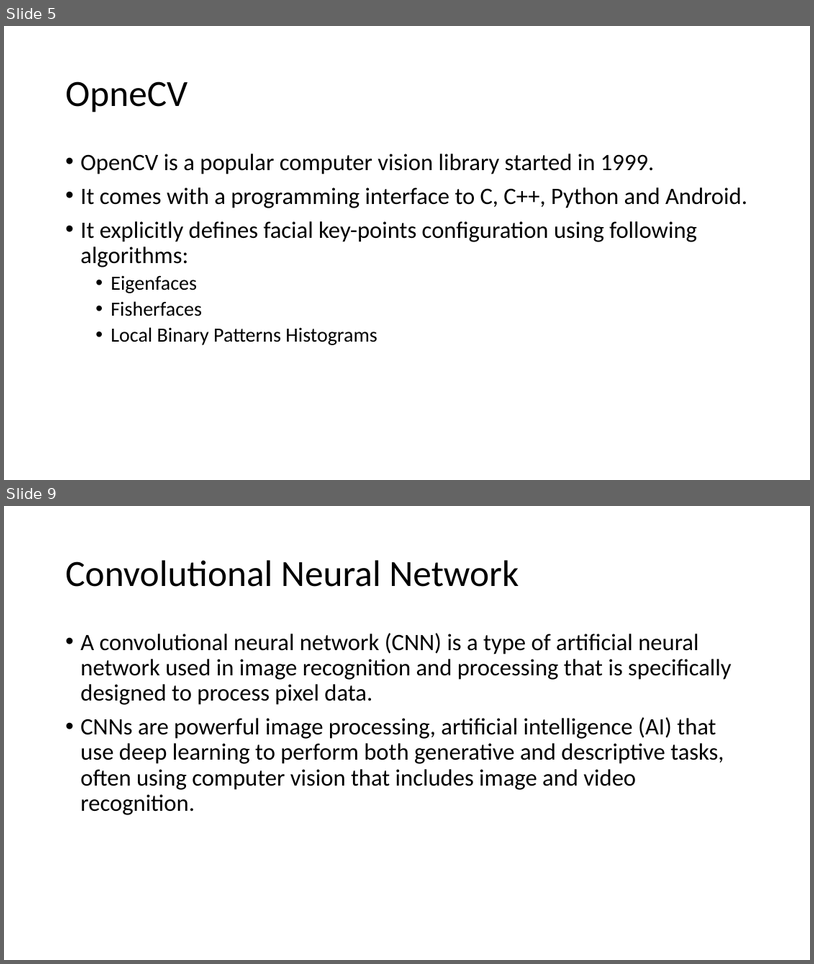
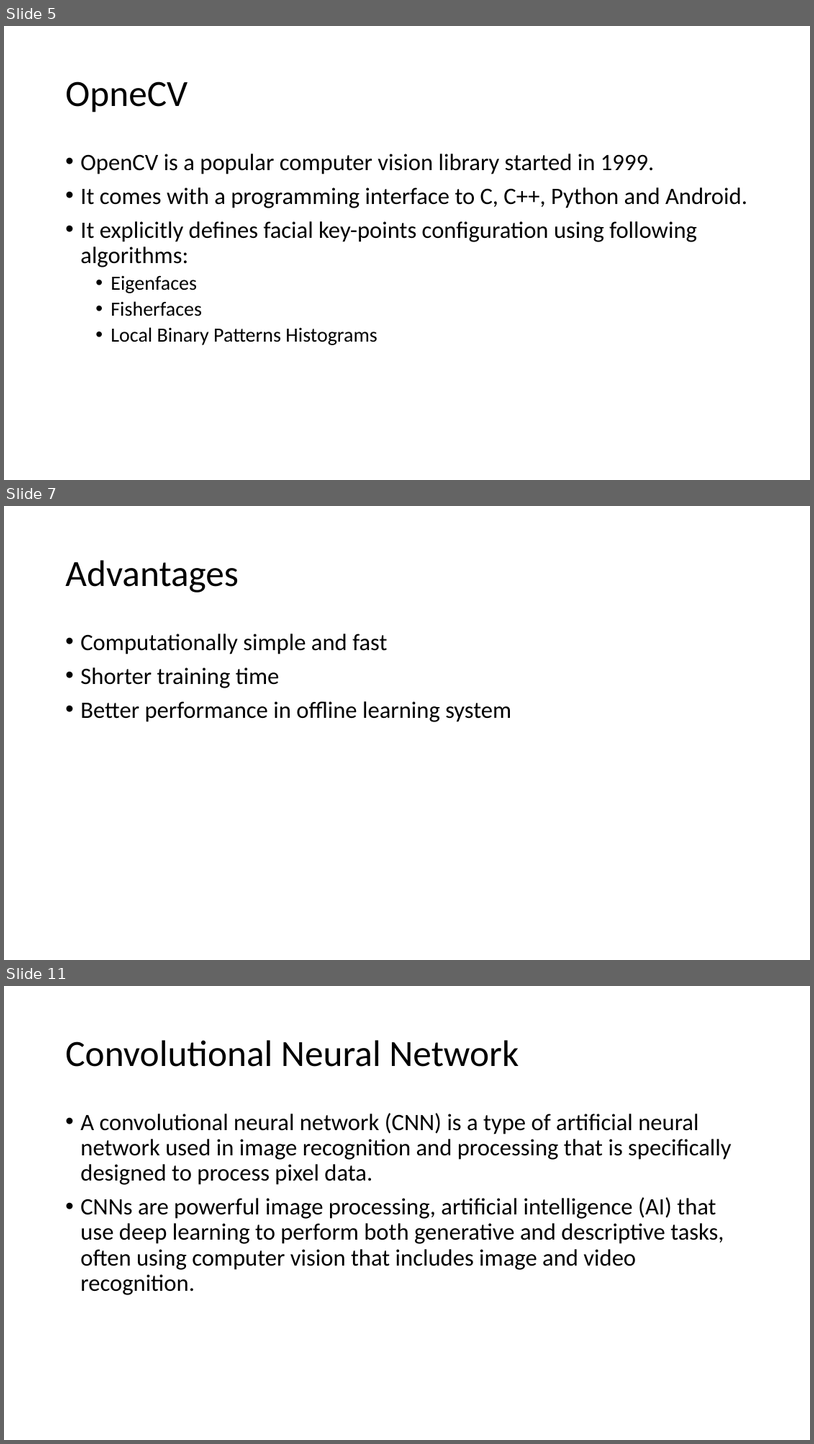
Before and after one commit to IkramulMurad/Face-detection, a slide deck: Book/Facial Key-points Detection.pptx. Shown one above the other, each under a label of ours: slides 5 and 9 before the commit, slides 5, 7 and 11 after it; the slides between them are not shown. The pictures are 814x964 and 814x1444 pixels, drawn with LibreOffice and Linux fonts; fonts in the diff are those of the drawing. Boxes give left, top, right and bottom in pixels: in the first picture for what was removed or moved away, otherwise in the second. Text is boxed around its words. In the diff, an @@ line names an element or a change of style, - is before the commit and + after.

```diff
--- a/Book/Facial Key-points Detection.pptx
+++ b/Book/Facial Key-points Detection.pptx
@@ slide 7 added at <box>4,506,810,960</box>, background #FFFFFF @@
@@ title added at <box>65,560,239,592</box>, 44 pt, text #000000 @@
+Advantages
@@ text added at <box>80,633,512,722</box>, 28 pt, text #000000 @@
+• Computationally simple and fast
+• Shorter training time
+• Better performance in offline learning system
@@ what was slide 9 is now slide 11 @@
```
Also in this commit, not shown: 11 slides changed, 4 other slides added.
